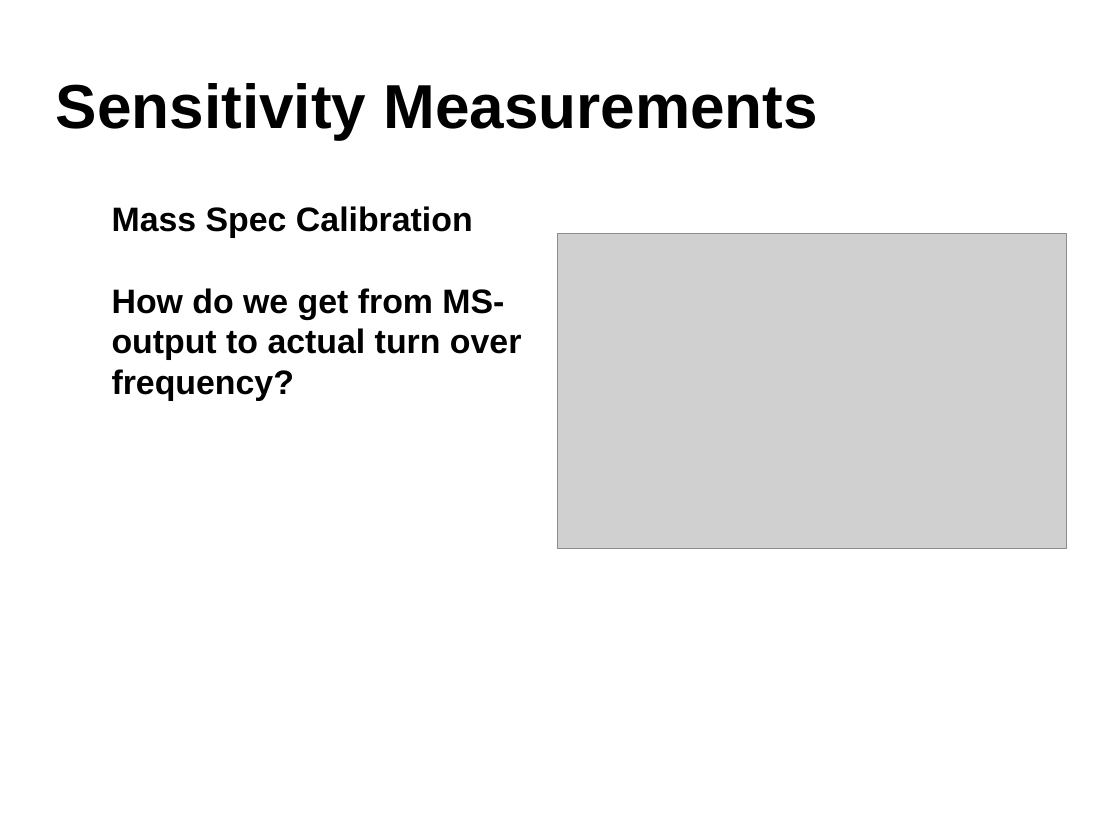
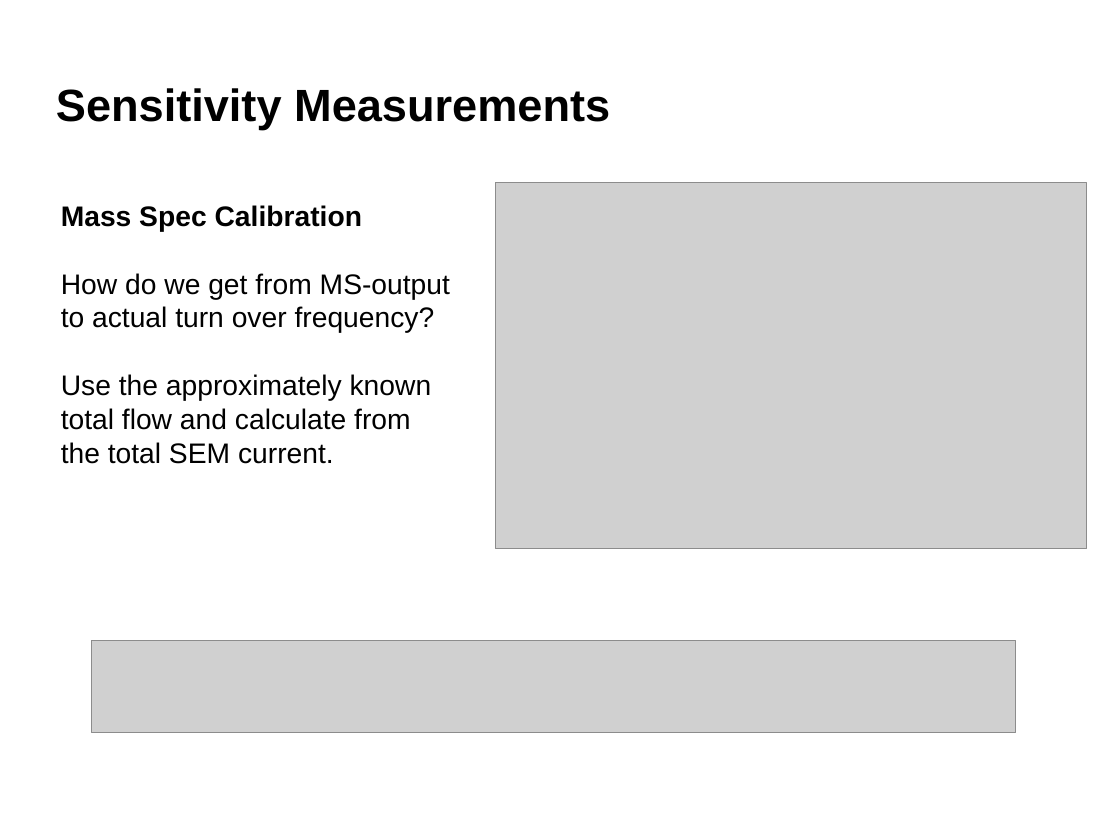
Before and after one commit to robertjensen/Thesis, a slide deck: slide 34 of defence/presentaation.odp (slide 29 before the commit). Drawn at 1120x840 pixels with LibreOffice and Linux fonts; fonts in the diff are those of the drawing; grey boxes stand for pictures; background and template pictures are left out. Boxes give left, top, right and bottom in pixels: in the first picture for what was removed or moved away, otherwise in the second. Text is boxed around its words. In the diff, an @@ line names an element or a change of style, - is before the commit and + after.

```diff
--- a/defence/presentaation.odp
+++ b/defence/presentaation.odp
@@ title "Sensitivity Measurements" at <box>56,88,610,130</box>: size 44 to 32 pt @@
@@ text "Mass Spec Calibration": place and size @@
-text "Mass Spec Calibration" at <box>112,206,522,401</box>
+text "Mass Spec Calibration" at <box>61,205,450,464</box>
@@ text at <box>61,205,450,333</box>: size 24 to 20 pt in "Mass Spec Calibration", "How do we get from MS-output to ..."; bold off in "How do we get from MS-output to ..." @@
@@ picture: place and size @@
-picture at <box>557,234,1067,549</box>
+picture at <box>495,183,1087,549</box>
@@ text at <box>61,374,432,464</box>: paragraph added @@
+Use the approximately known total flow and calculate from the total SEM current.
@@ picture added at <box>91,640,1016,733</box> @@
```
Also in this commit, not shown: 24 other slides changed, 18 slides added, 14 slides removed, 8 other files.
